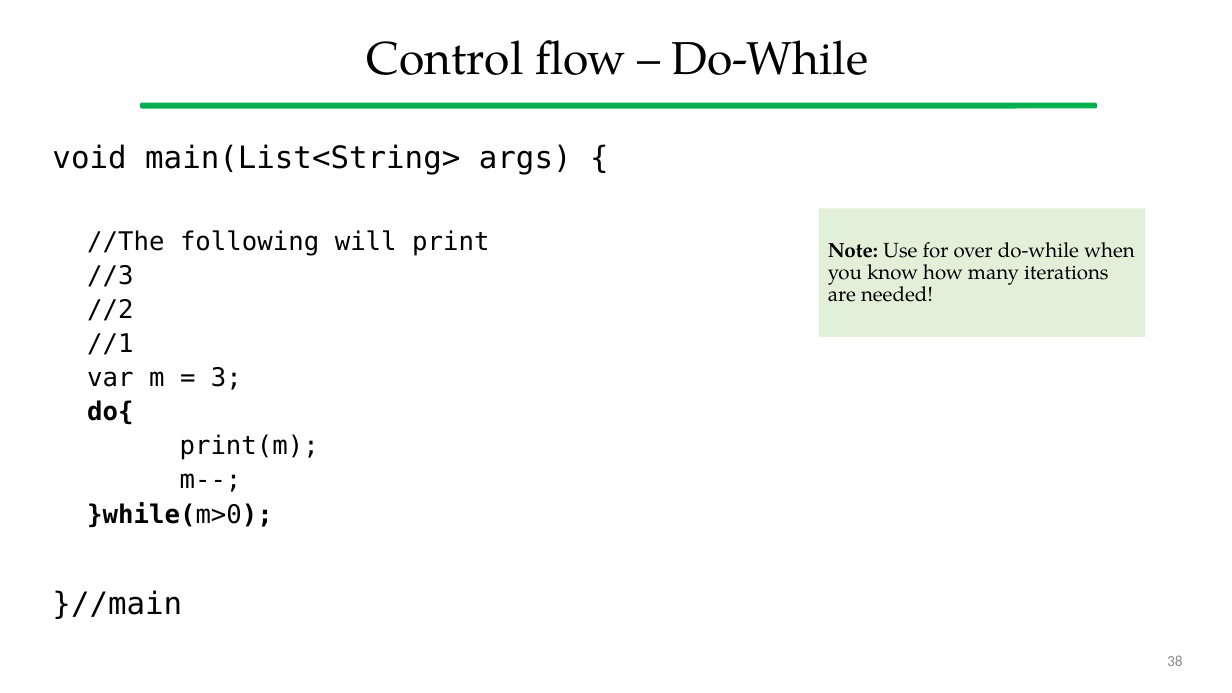
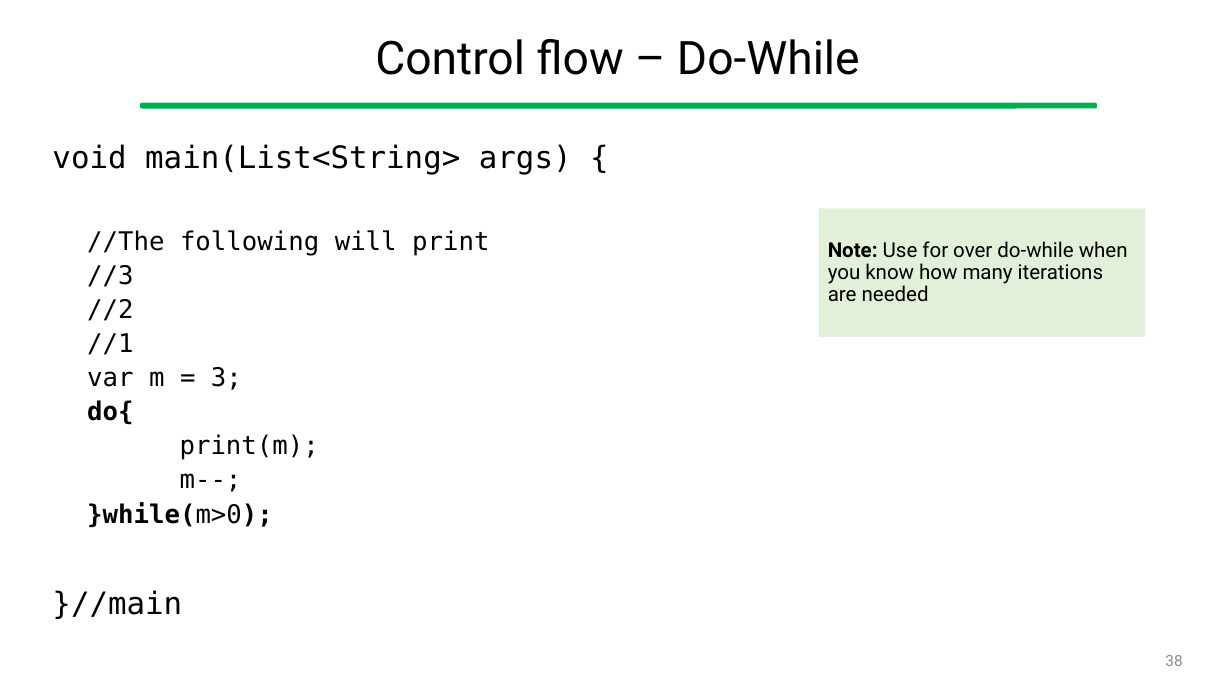
Before and after one commit to gcappon/bwthw, a slide deck: slide 38 of lab_02-dart_101_part_1/lab_02-dart_101_part_1.pptx. Drawn at 1232x693 pixels with LibreOffice and Linux fonts; fonts in the diff are those of the drawing. Boxes give left, top, right and bottom in pixels: in the first picture for what was removed or moved away, otherwise in the second. Text is boxed around its words. In the diff, an @@ line names an element or a change of style, - is before the commit and + after.

```diff
--- a/lab_02-dart_101_part_1/lab_02-dart_101_part_1.pptx
+++ b/lab_02-dart_101_part_1/lab_02-dart_101_part_1.pptx
@@ title "Control flow – Do-While" at (375, 39, 860, 75): font TeX Gyre Pagella to Roboto @@
@@ text in rectangle at (828, 241, 1128, 302): text changed; font TeX Gyre Pagella to Roboto @@
-Note: Use for over do-while when you know how many iterations are needed!
+Note: Use for over do-while when you know how many iterations are needed
@@ page number at (1165, 655, 1182, 666): font Calibri to Roboto @@
```
Also in this commit, not shown: 49 other slides changed, 3 other files.
